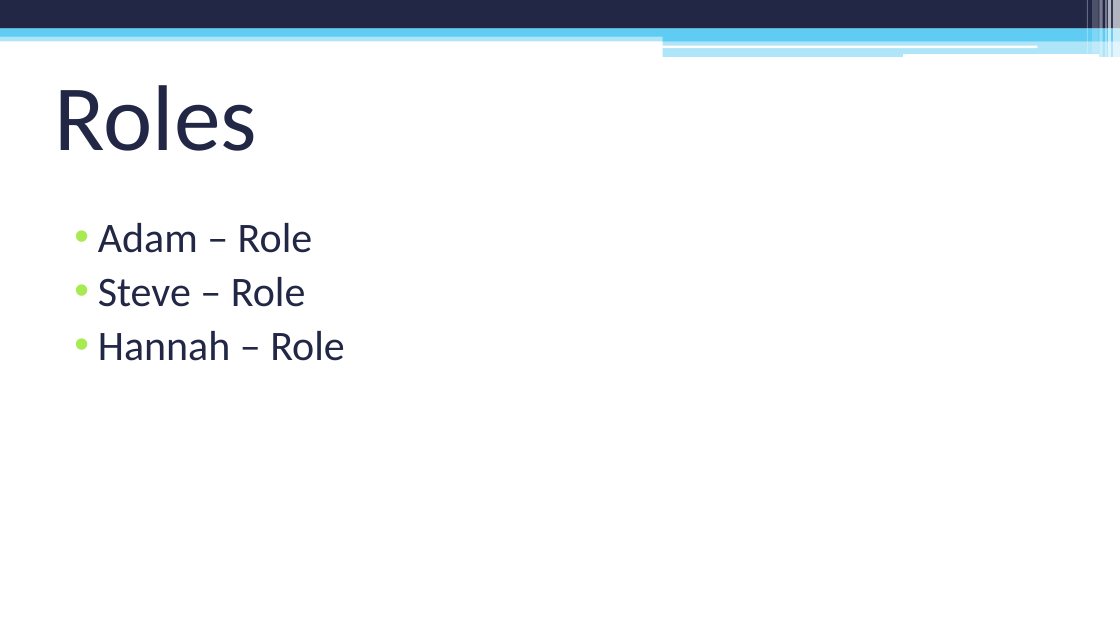
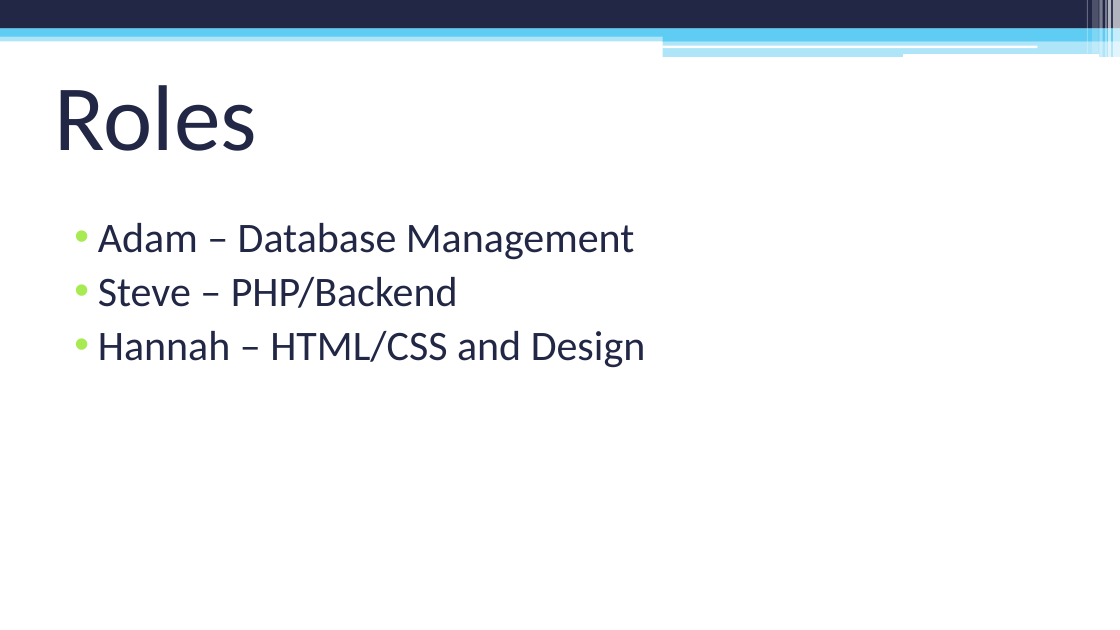
Before and after one commit to sylve0n/CIS260-PowerPoint, a slide deck: slide 7 of PC Repair Clinic Inventory System.pptx. Drawn at 1120x630 pixels with LibreOffice and Linux fonts; fonts in the diff are those of the drawing. Boxes give left, top, right and bottom in pixels: in the first picture for what was removed or moved away, otherwise in the second. Text is boxed around its words. In the diff, an @@ line names an element or a change of style, - is before the commit and + after.

```diff
--- a/PC Repair Clinic Inventory System.pptx
+++ b/PC Repair Clinic Inventory System.pptx
@@ text at bbox=[98, 223, 646, 368]: text changed @@
-• Adam – Role
-• Steve – Role
-• Hannah – Role
+• Adam – Database Management
+• Steve – PHP/Backend
+• Hannah – HTML/CSS and Design
```
Also in this commit, not shown: 4 other slides changed, 1 slide added, 1 slide removed, 1 other file.
